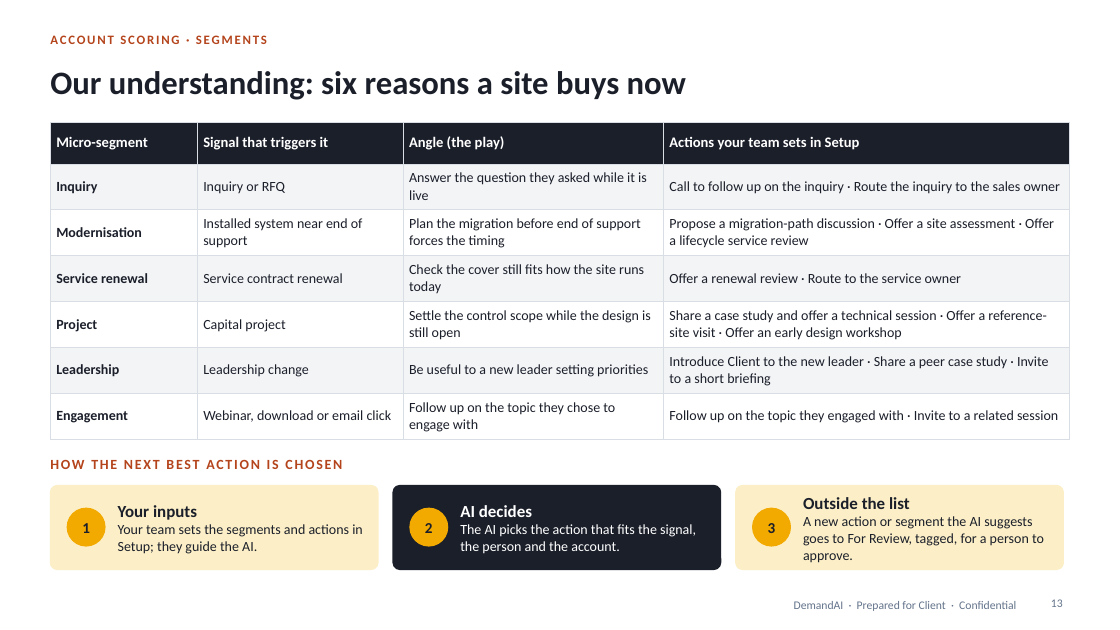
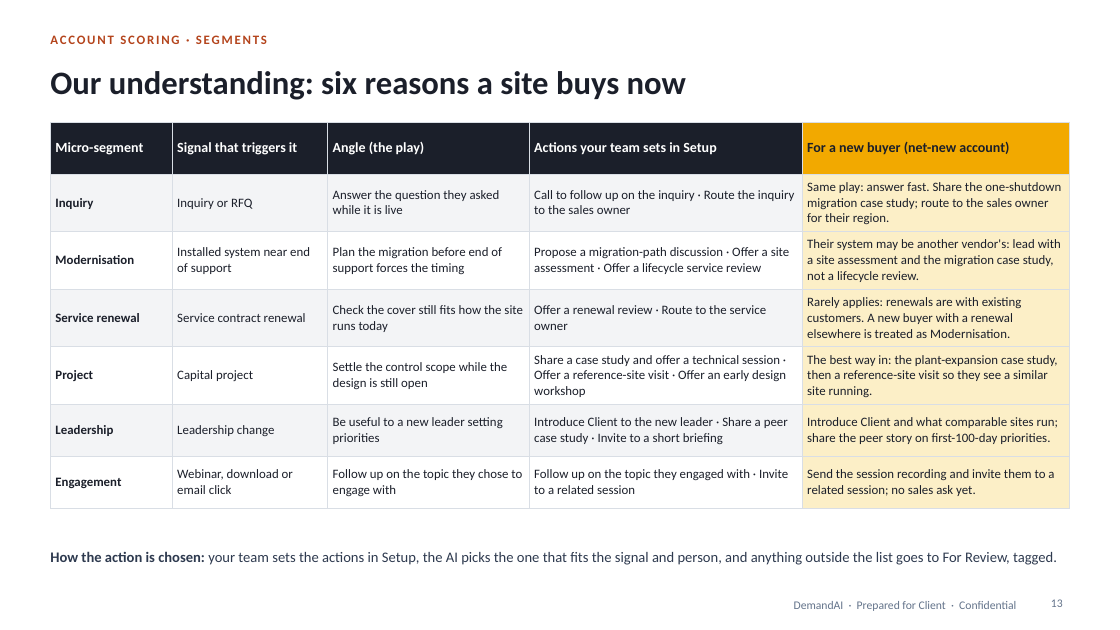
Before and after one commit to shantanusharma-commits/Demand-AI---POC, a slide deck: slide 13 of proposal/DemandAI_Pilot_Proposal.pptx. Drawn at 1120x630 pixels with LibreOffice and Linux fonts; fonts in the diff are those of the drawing. Boxes give left, top, right and bottom in pixels: in the first picture for what was removed or moved away, otherwise in the second. Text is boxed around its words. In the diff, an @@ line names an element or a change of style, - is before the commit and + after.

```diff
--- a/proposal/DemandAI_Pilot_Proposal.pptx
+++ b/proposal/DemandAI_Pilot_Proposal.pptx
@@ table at [50,122,1070,500] @@
+column 5: For a new buyer (net-new account) | Same play: answer fast. Share the one-shutdown migration case study; route to the sales owner for their region. | Their system may be another vendor's: lead with a site assessment and the migration case study, not a lifecycle review. | Rarely applies: renewals are with existing customers. A new buyer with a renewal elsewhere is treated as Modernisation. | The best way in: the plant-expansion case study, then a reference-site visit so they see a similar site running. | Introduce Client and what comparable sites run; share the peer story on first-100-day priorities. | Send the session recording and invite them to a related session; no sales ask yet.
@@ rounded rectangle removed at [50,486,378,570] @@
@@ ellipse removed at [67,508,105,546] @@
@@ text removed at [118,505,363,554] @@
-Your inputs
-Your team sets the segments and actions in Setup; they guide the AI.
@@ rounded rectangle removed at [393,486,721,570] @@
@@ ellipse removed at [410,508,448,546] @@
@@ text removed at [460,505,696,554] @@
-AI decides
-The AI picks the action that fits the signal, the person and the account.
@@ rounded rectangle removed at [736,486,1064,570] @@
@@ ellipse removed at [753,508,791,546] @@
@@ text removed at [803,497,1044,563] @@
-Outside the list
-A new action or segment the AI suggests goes to For Review, tagged, for a person to approve.
@@ text "How the action is chosen: ..." at [50,551,1057,565]: vertical alignment top to middle @@
@@ text removed at [82,523,90,533] @@
-1
@@ text removed at [425,523,433,533] @@
-2
@@ text removed at [768,523,776,533] @@
-3
@@ text at [50,551,1057,565]: text changed; size 12 to 12.5 pt; text colour #B4441C to #2E3A4F; bold off @@
-HOW THE NEXT BEST ACTION IS CHOSEN
+How the action is chosen: your team sets the actions in Setup, the AI picks the one that fits the signal and person, and anything outside the list goes to For Review, tagged.
```
Also in this commit, not shown: 1 other slide changed, 1 other file.
